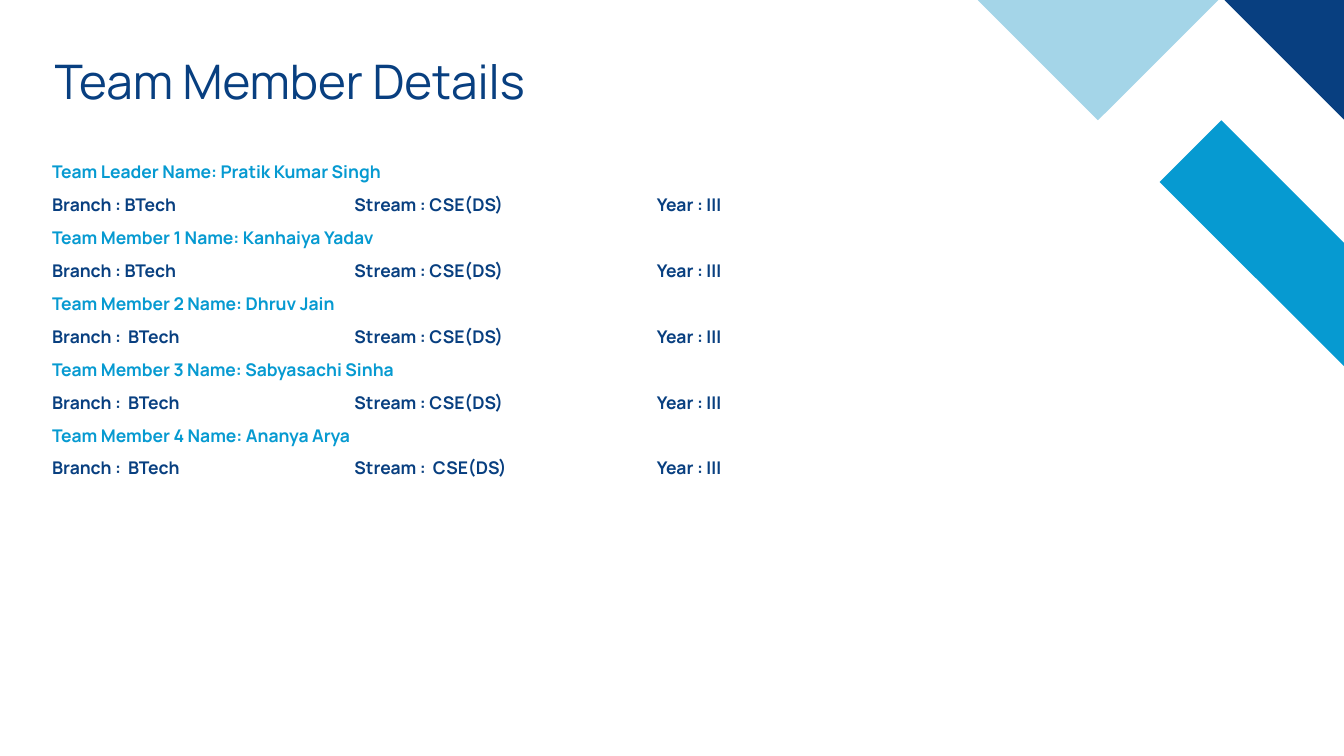
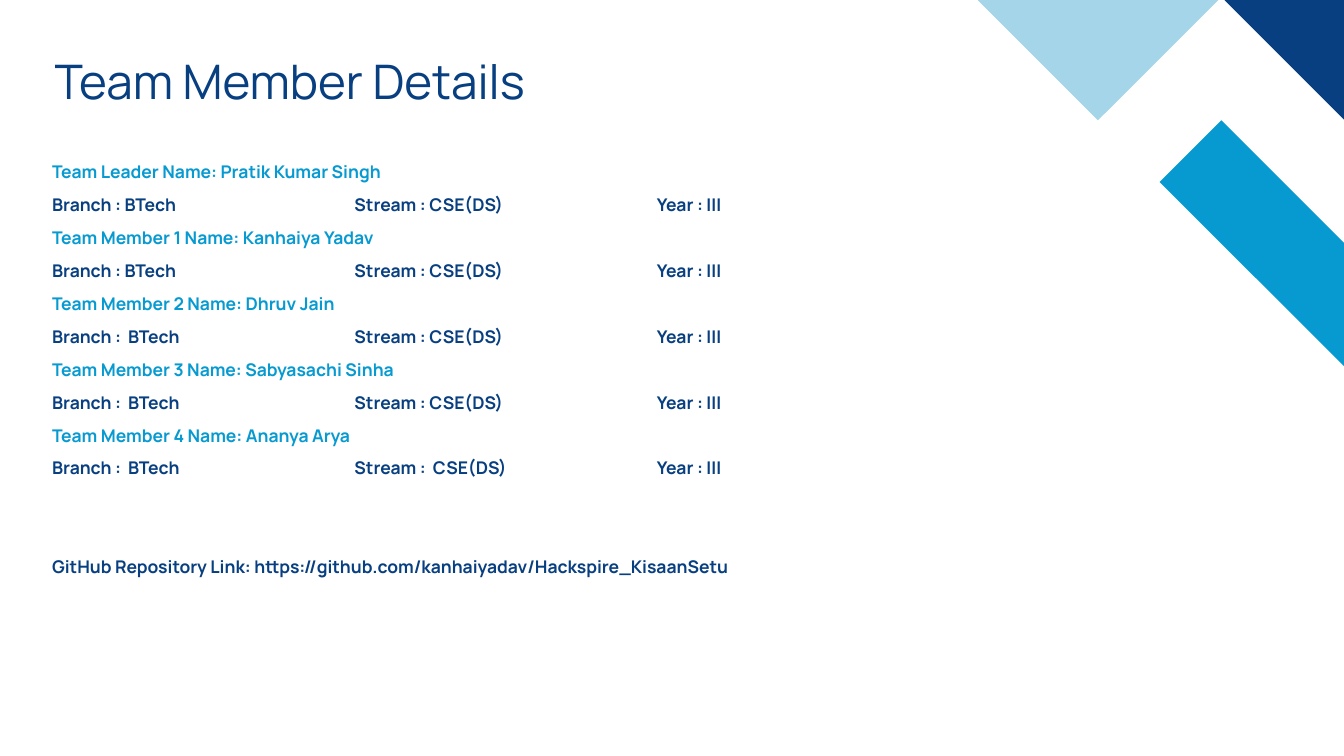
Before and after one commit to kanhaiyadav/KisaanSetu, a slide deck: slide 4 of code_connectors_Hackspire.pptx. Drawn at 1344x756 pixels with LibreOffice and Linux fonts; fonts in the diff are those of the drawing. Boxes give left, top, right and bottom in pixels: in the first picture for what was removed or moved away, otherwise in the second. Text is boxed around its words. In the diff, an @@ line names an element or a change of style, - is before the commit and + after.

Commit message:
Updated the ppt

```diff
--- a/code_connectors_Hackspire.pptx
+++ b/code_connectors_Hackspire.pptx
@@ text at box(52, 560, 728, 578): paragraph added @@
+GitHub Repository Link: https://github.com/kanhaiyadav/Hackspire_KisaanSetu
```
